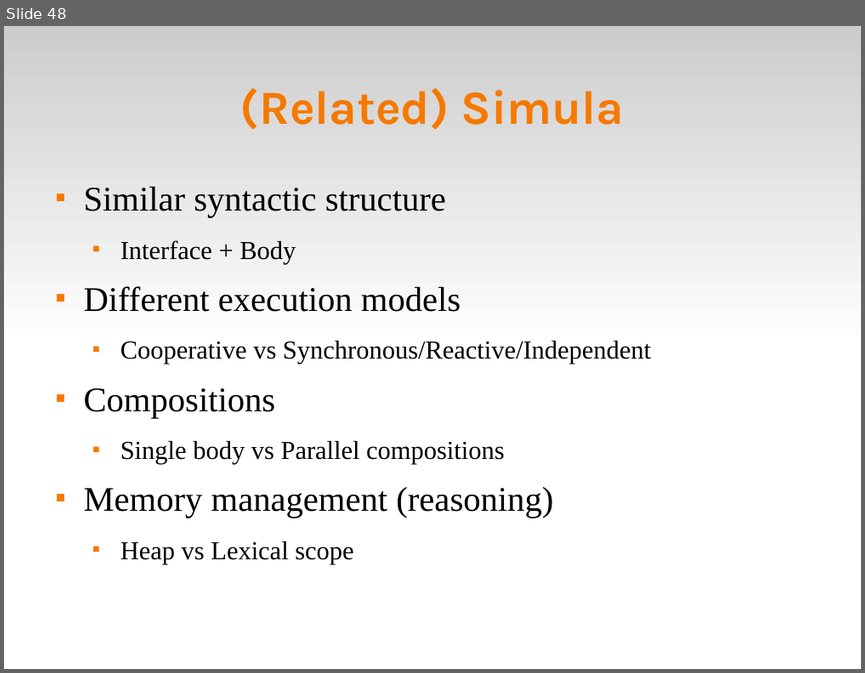
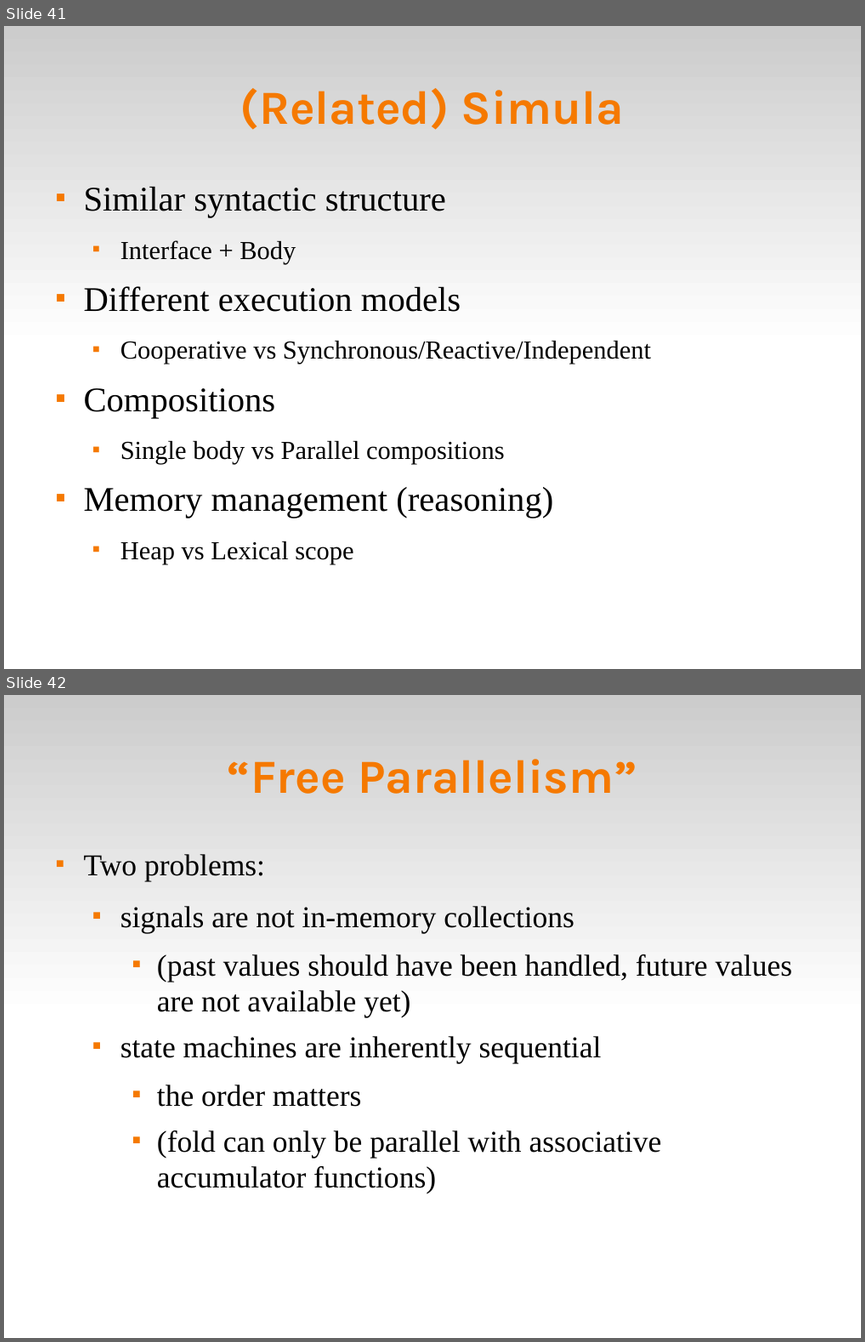
Before and after one commit to fsantanna-no/ceu-docs, a slide deck: ceu_curryon.odp. Shown one above the other, each under a label of ours: slide 48 before the commit, slides 41 and 42 after it. The pictures are 865x673 and 865x1342 pixels, drawn with LibreOffice and Linux fonts; fonts in the diff are those of the drawing. Boxes give left, top, right and bottom in pixels: in the first picture for what was removed or moved away, otherwise in the second. Text is boxed around its words. In the diff, an @@ line names an element or a change of style, - is before the commit and + after.

```diff
--- a/ceu_curryon.odp
+++ b/ceu_curryon.odp
@@ slide 42 added at box(4, 695, 861, 1338), background #FFFFFF; not listed: 1 template element that a slide beside it also shows @@
@@ title added at box(228, 759, 636, 794), 44 pt, text #F57900, bold @@
+“Free Parallelism”
@@ text added at box(84, 854, 793, 1193), 28 pt, text #000000 @@
+■ Two problems:
+  ■ signals are not in-memory collections
+    ■ (past values should have been handled, future values are not available yet)
+  ■ state machines are inherently sequential
+    ■ the order matters
+    ■ (fold can only be parallel with associative accumulator functions)
@@ what was slide 48 is now slide 41 @@
```
Also in this commit, not shown: 14 slides changed, 2 other slides added, 9 slides removed.
